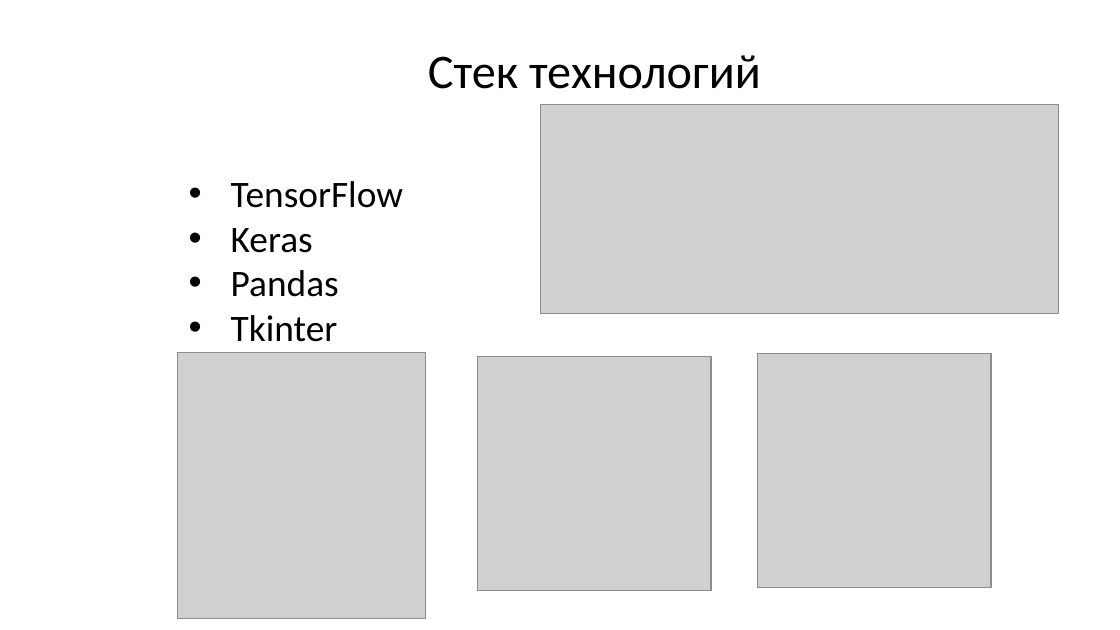
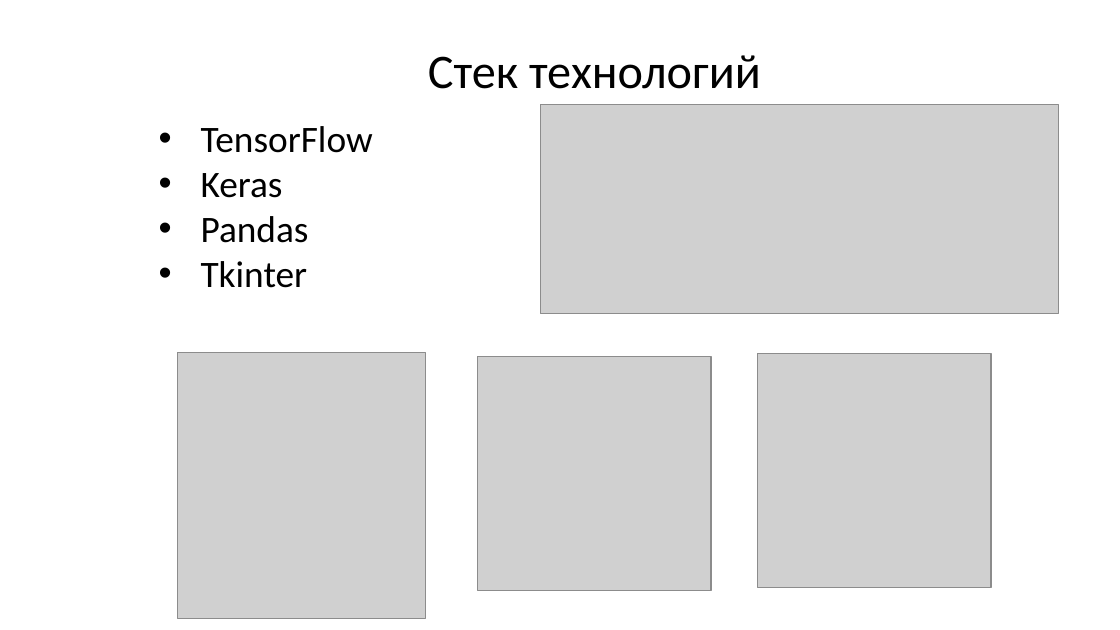
Before and after one commit to Rashad888/HackTask, a slide deck: slide 6 of Шаблон_Авиахакатон_2021.pptx. Drawn at 1120x630 pixels with LibreOffice and Linux fonts; fonts in the diff are those of the drawing; grey boxes stand for pictures; background and template pictures are left out. Boxes give left, top, right and bottom in pixels: in the first picture for what was removed or moved away, otherwise in the second. Text is boxed around its words. In the diff, an @@ line names an element or a change of style, - is before the commit and + after.

```diff
--- a/Шаблон_Авиахакатон_2021.pptx
+++ b/Шаблон_Авиахакатон_2021.pptx
@@ text "TensorFlow": place and size @@
-text "TensorFlow" at box(231, 181, 403, 342)
+text "TensorFlow" at box(201, 126, 373, 288)
```
Also in this commit, not shown: 4 other slides changed, 1 slide removed, 1 other file.
